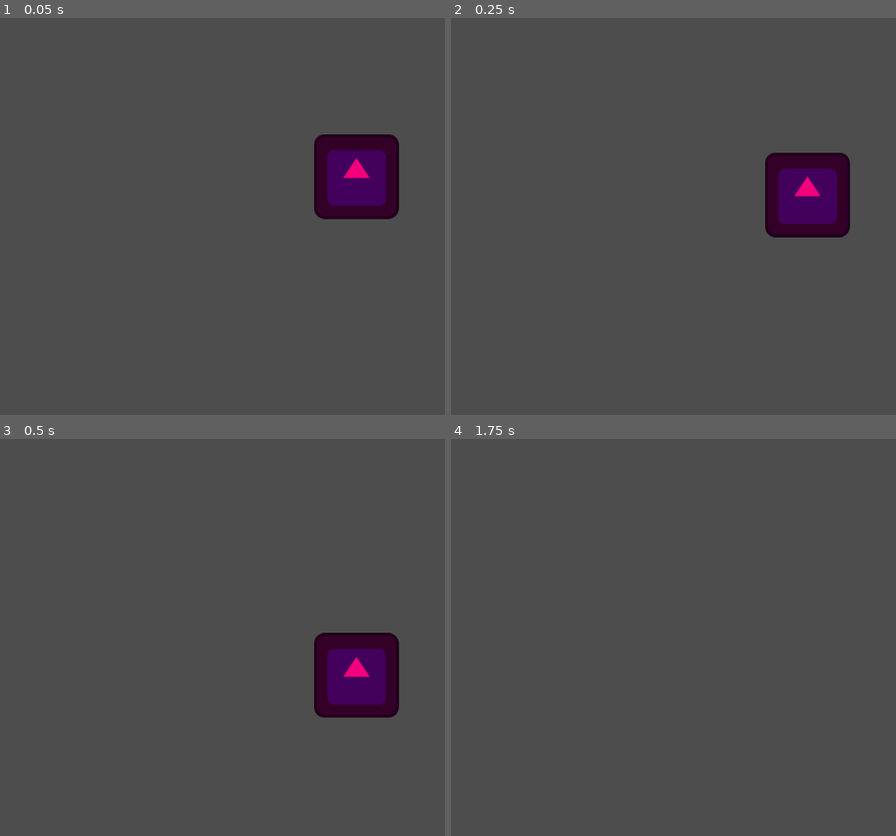
Above: before the commit, frames 1-4 (two rows, left to right).
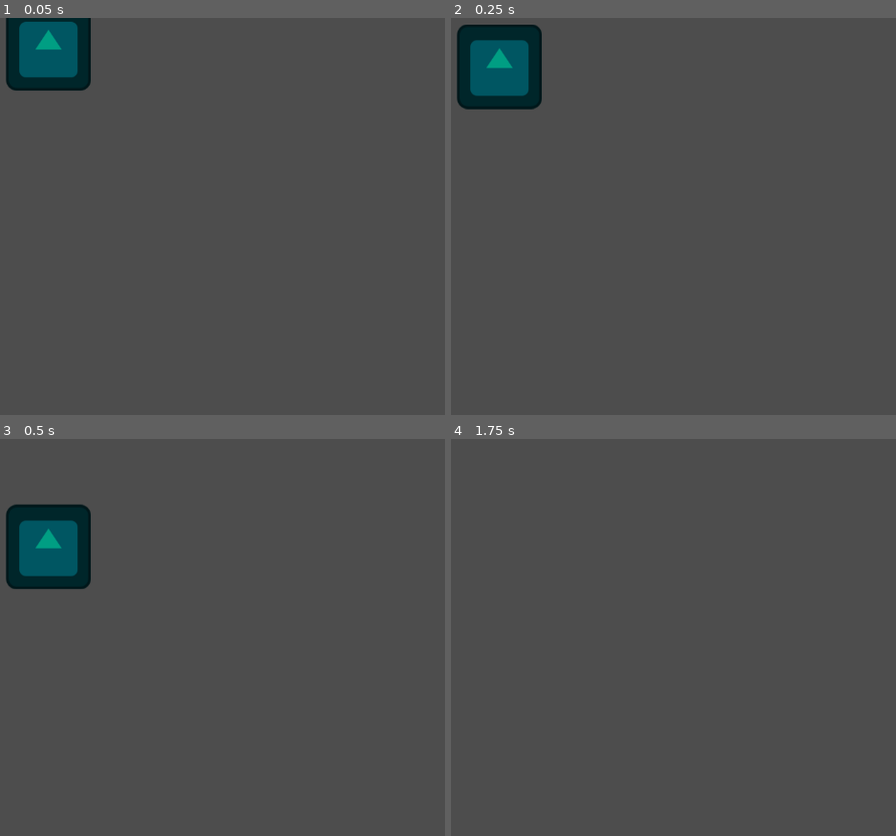
Above: after the commit, the same moments.

Repository: Loafexxx/StashGames-AssasinsAfterlife
Game: Godot game, scene res://Start.tscn
Same seed, same stepped clock (60 frames per second), same inputs: the game is played once before the commit and once after it. The engine's default icon, where the game draws it, is replaced by a stand-in: a white triangle on a blue panel in a dark square.
Inputs:
- Up to frame 1 (0.05 s): no input
- Up to frame 2 (0.25 s): no input
- Up to frame 3 (0.5 s): no input
- Up to frame 4 (1.75 s): tap Enter (ui_accept) at 0.5, 0.77, 1.52 s; hold Right (ui_right) from 0.53 s (still down)

The runs differ from the first frame. In frame 1, 7.5% of the frame differs, in the area x 1-90%, y 0-51%; in frame 2, 8.1%, in the area x 1-90%, y 1-56%; in frame 3, 8.1%; in frame 4, nothing differs.

Commit message:
I did example
desk

Diff:
--- a/Start.tscn
+++ b/Start.tscn
@@ -9,7 +9,7 @@
 [node name="Node2D" type="Node2D"]
 
 [node name="Player" type="Node2D" parent="."]
-position = Vector2(611, 209)
+position = Vector2(146, 15)
 
 [node name="CharacterBody2D" type="CharacterBody2D" parent="Player"]
 script = ExtResource("1_52bhu")
@@ -19,6 +19,6 @@
 shape = SubResource("RectangleShape2D_bupin")
 
 [node name="Icon" type="Sprite2D" parent="Player/CharacterBody2D"]
-modulate = Color(0.953264, 0, 0.487187, 1)
+modulate = Color(0, 0.61796, 0.514497, 1)
 position = Vector2(-5, 30)
 texture = ExtResource("1_r305v")
